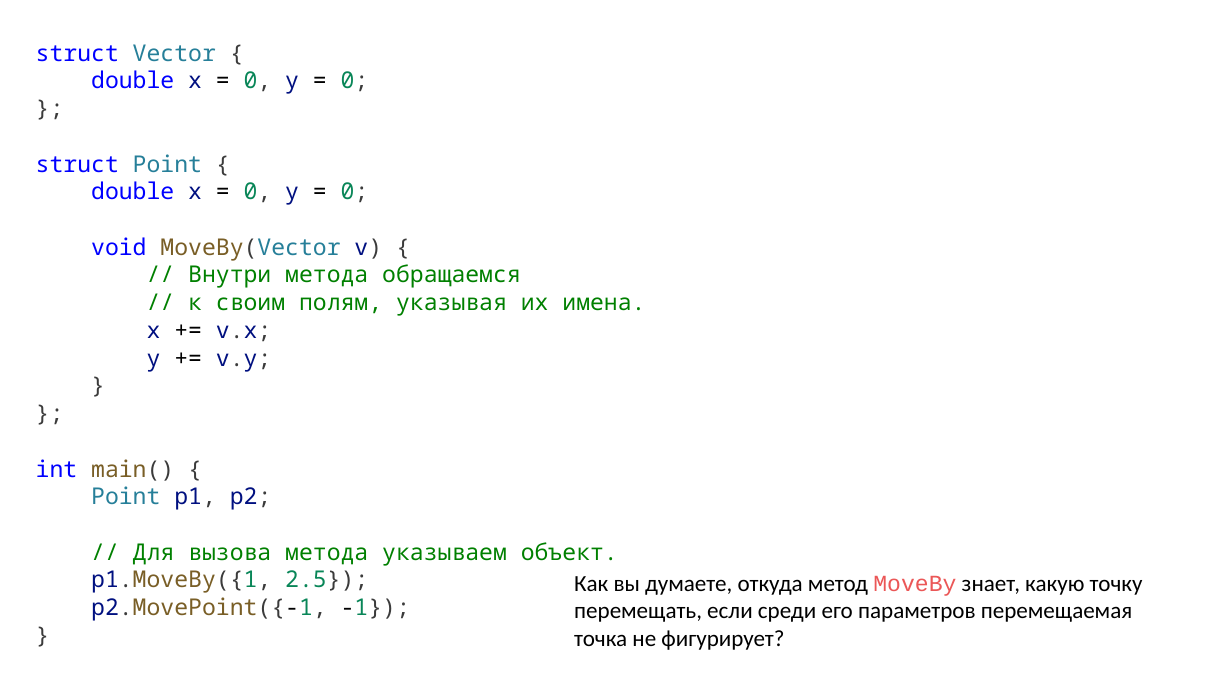
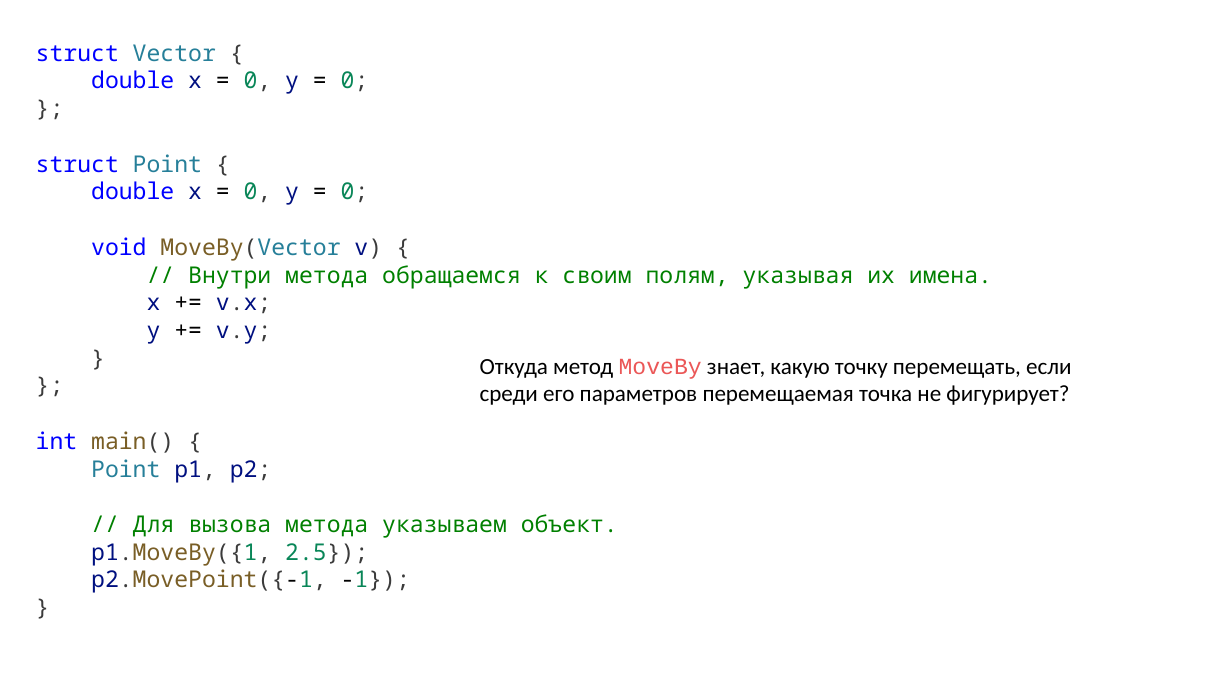
Before and after one commit to alexey-malov/oop, a slide deck: slide 66 of lectures/02/Основы ООП.pptx (slide 67 before the commit). Drawn at 1232x693 pixels with LibreOffice and Linux fonts; fonts in the diff are those of the drawing. Boxes give left, top, right and bottom in pixels: in the first picture for what was removed or moved away, otherwise in the second. Text is boxed around its words. In the diff, an @@ line names an element or a change of style, - is before the commit and + after.

```diff
--- a/lectures/02/Основы ООП.pptx
+++ b/lectures/02/Основы ООП.pptx
@@ text at (188, 265, 992, 288): text changed @@
-// Внутри метода обращаемся
-// к своим полям, указывая их имена.
+// Внутри метода обращаемся к своим полям, указывая их имена.
@@ text at (480, 359, 1072, 405): text changed @@
-Как вы думаете, откуда метод MoveBy знает, какую точку перемещать, если среди его параметров перемещаемая точка не фигурирует?
+Откуда метод MoveBy знает, какую точку перемещать, если среди его параметров перемещаемая точка не фигурирует?
```
Also in this commit, not shown: 8 other slides changed, 12 slides added, 4 slides removed, 12 other files.
